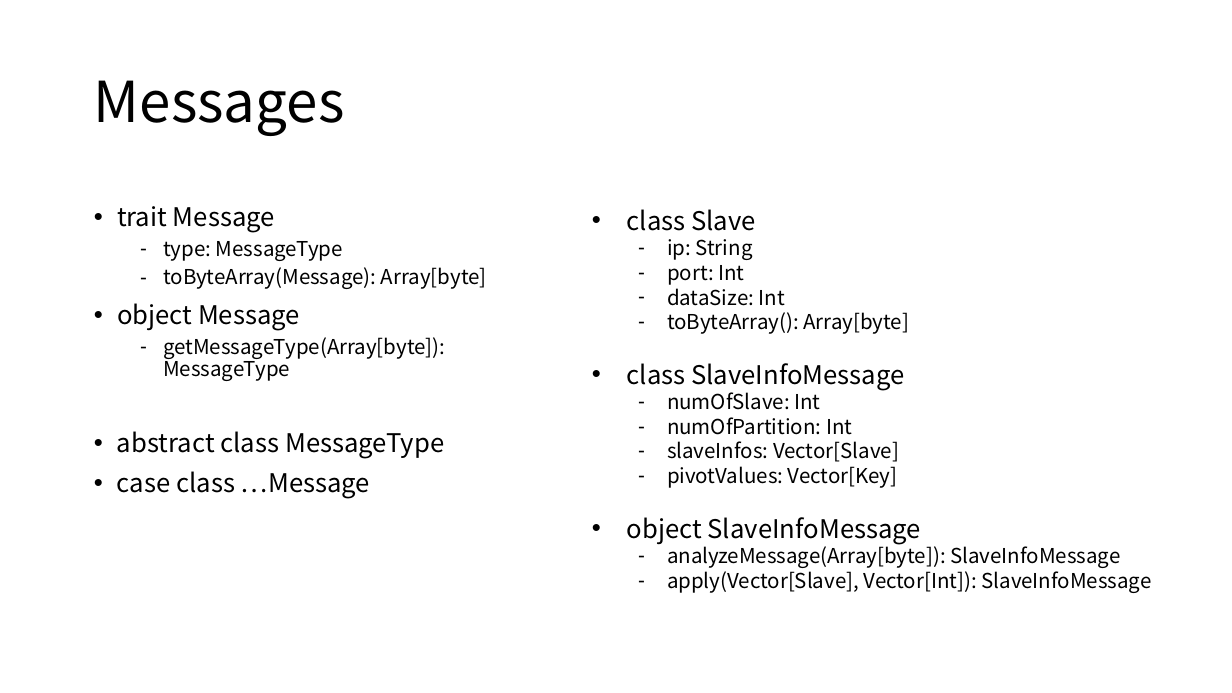
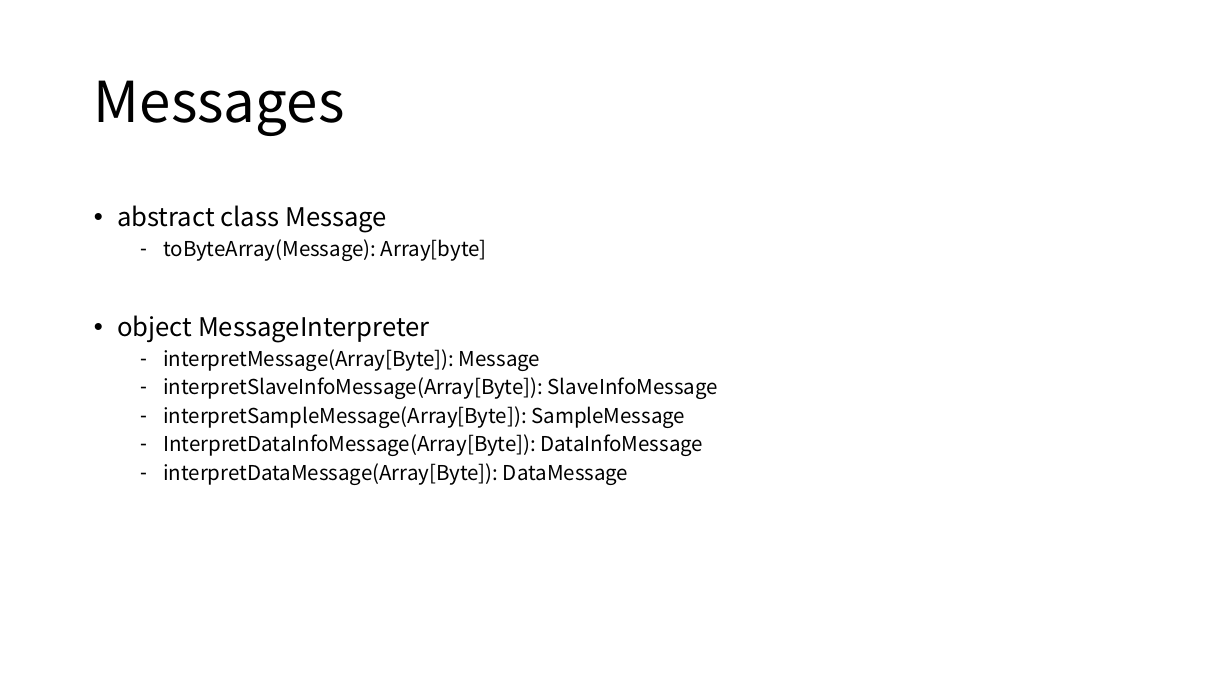
Before and after one commit to Eyebrowmoon/CS490, a slide deck: slide 22 of project.pptx. Drawn at 1232x693 pixels with LibreOffice and Linux fonts; fonts in the diff are those of the drawing. Boxes give left, top, right and bottom in pixels: in the first picture for what was removed or moved away, otherwise in the second. Text is boxed around its words. In the diff, an @@ line names an element or a change of style, - is before the commit and + after.

```diff
--- a/project.pptx
+++ b/project.pptx
@@ text at [117, 205, 387, 233]: text changed; size 16 to 20 pt @@
-• trait Message
-  – type: MessageType
+• abstract class Message
@@ text removed at [627, 209, 1151, 593] @@
-• class Slave
-  – ip: String
-  – port: Int
-  – dataSize: Int
-  – toByteArray(): Array[byte]
-• class SlaveInfoMessage
-  – numOfSlave: Int
-  – numOfPartition: Int
-  – slaveInfos: Vector[Slave]
-  – pivotValues: Vector[Key]
-• object SlaveInfoMessage
-  – analyzeMessage(Array[byte]): SlaveInfoMessage
-  – apply(Vector[Slave], Vector[Int]): SlaveInfoMessage
@@ text at [117, 315, 718, 485]: text changed @@
-• object Message
-  – getMessageType(Array[byte]): MessageType
+• object MessageInterpreter
+  – interpretMessage(Array[Byte]): Message
+  – interpretSlaveInfoMessage(Array[Byte]): SlaveInfoMessage
+  – interpretSampleMessage(Array[Byte]): SampleMessage
+  – InterpretDataInfoMessage(Array[Byte]): DataInfoMessage
+  – interpretDataMessage(Array[Byte]): DataMessage
@@ text removed at [117, 431, 444, 499] @@
-• abstract class MessageType
-• case class …Message
```
Also in this commit, not shown: 9 other slides changed, 5 slides added, 2 slides removed.
